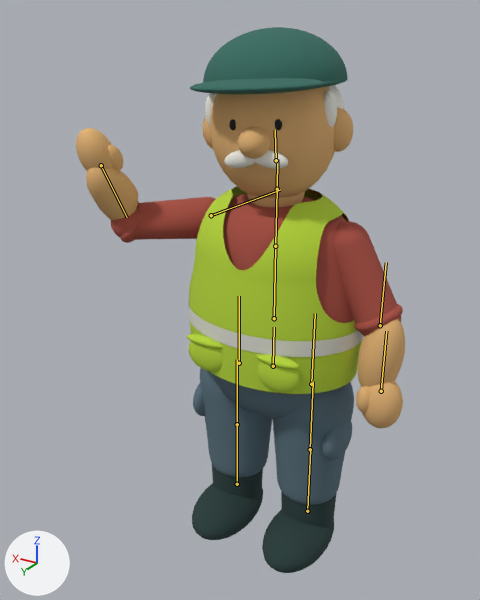
What one commit did to the glTF model assets/characters/janitor/models/janitor-street-sweeper.glb.
Camera for both pictures: a 50 mm lens placed at (-1.37, 2.6, 2.64), pointed at (0.15, 0.08, 1.38). The axes (+X, +Y, +Z) are drawn at lower left. The lights are the same throughout. The picture after the commit comes second. Both versions are drawn at frame 19 of the action 'scratch'; the numbers are the values there. The bones that change, and the others that lie on the model, are drawn over the model as lines.

Names of what the first picture shows: 'janitor-boots', 'janitor-cap', 'janitor-eyes', 'janitor-hair', 'janitor-reflective-stripe', 'janitor-shirt', 'janitor-skin', 'janitor-trousers', 'janitor-vest'.
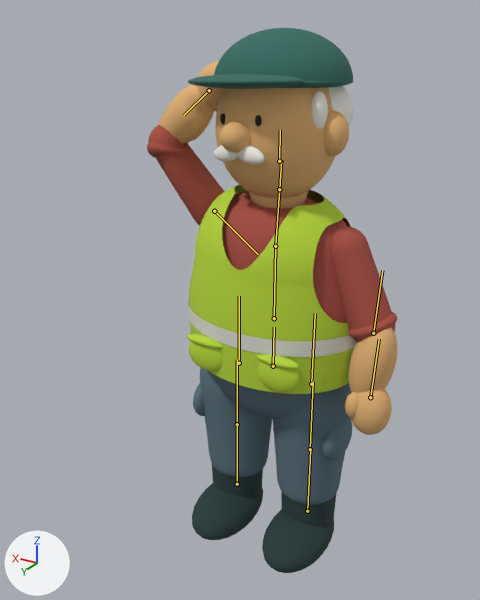
Location of each change, (x1, y1, x2, y2) in pixels of the pictures (480 x 600 px):
'janitor-skin', posed (28% narrower, 9% taller)
    before: (76, 86, 405, 428)
    after: (159, 61, 397, 435)
'janitor-vest', posed
    before: (187, 186, 362, 394)
    after: (187, 185, 354, 394)
'janitor-shirt', posed (14% narrower, 34% taller)
    before: (111, 193, 403, 394)
    after: (147, 125, 397, 394)
'janitor-cap', posed (9% shorter)
    before: (190, 27, 348, 94)
    after: (188, 28, 353, 89)
'janitor-hair', posed
    before: (205, 85, 344, 169)
    after: (214, 86, 353, 165)
bone 'chest', root to tip
    before: (275, 246) to (277, 189)
    after: (275, 246) to (279, 189)
bone 'head', root to tip
    before: (276, 160) to (275, 130)
    after: (279, 161) to (280, 130)
bone 'right_shoulder', root to tip
    before: (211, 215) to (280, 190)
    after: (214, 211) to (258, 254)
bone 'right_wrist', root to tip
    before: (101, 165) to (127, 217)
    after: (209, 90) to (184, 115)

What changed in the scene script:
```text
Change bone_chest:
    where bone_chest = bpy.data.objects['street-janitor'].pose.bones['chest']  # child of 'spine'
    bone_chest.rotation_quaternion: (1.0, 0.0, 0.0, 0.0) -> (0.999, -0.001, -0.03, 0.025)  # degrees (0, 0, 0) -> degrees (0, -3, 3)
Change bone_head:
    where bone_head = bpy.data.objects['street-janitor'].pose.bones['head']  # child of 'neck'
    bone_head.rotation_quaternion: (0.995, -0.004, 0.092, -0.027) -> (0.996, 0.024, -0.07, -0.052)  # degrees (-1, 11, -3) -> degrees (3, -8, -6)
Change bone_right_shoulder:
    where bone_right_shoulder = bpy.data.objects['street-janitor'].pose.bones['right_shoulder']  # child of 'chest'
    bone_right_shoulder.rotation_quaternion: (0.762, 0.599, -0.097, 0.226) -> (0.386, 0.826, 0.058, 0.407)  # degrees (73, -25, 15) -> degrees (118, -39, 32)
Change bone_right_wrist:
    where bone_right_wrist = bpy.data.objects['street-janitor'].pose.bones['right_wrist']  # child of 'right_elbow'
    bone_right_wrist.rotation_quaternion: (0.995, 0.083, -0.004, 0.055) -> (0.953, -0.079, -0.024, -0.282)  # degrees (9, -1, 6) -> degrees (-8, -5, -33)
```
